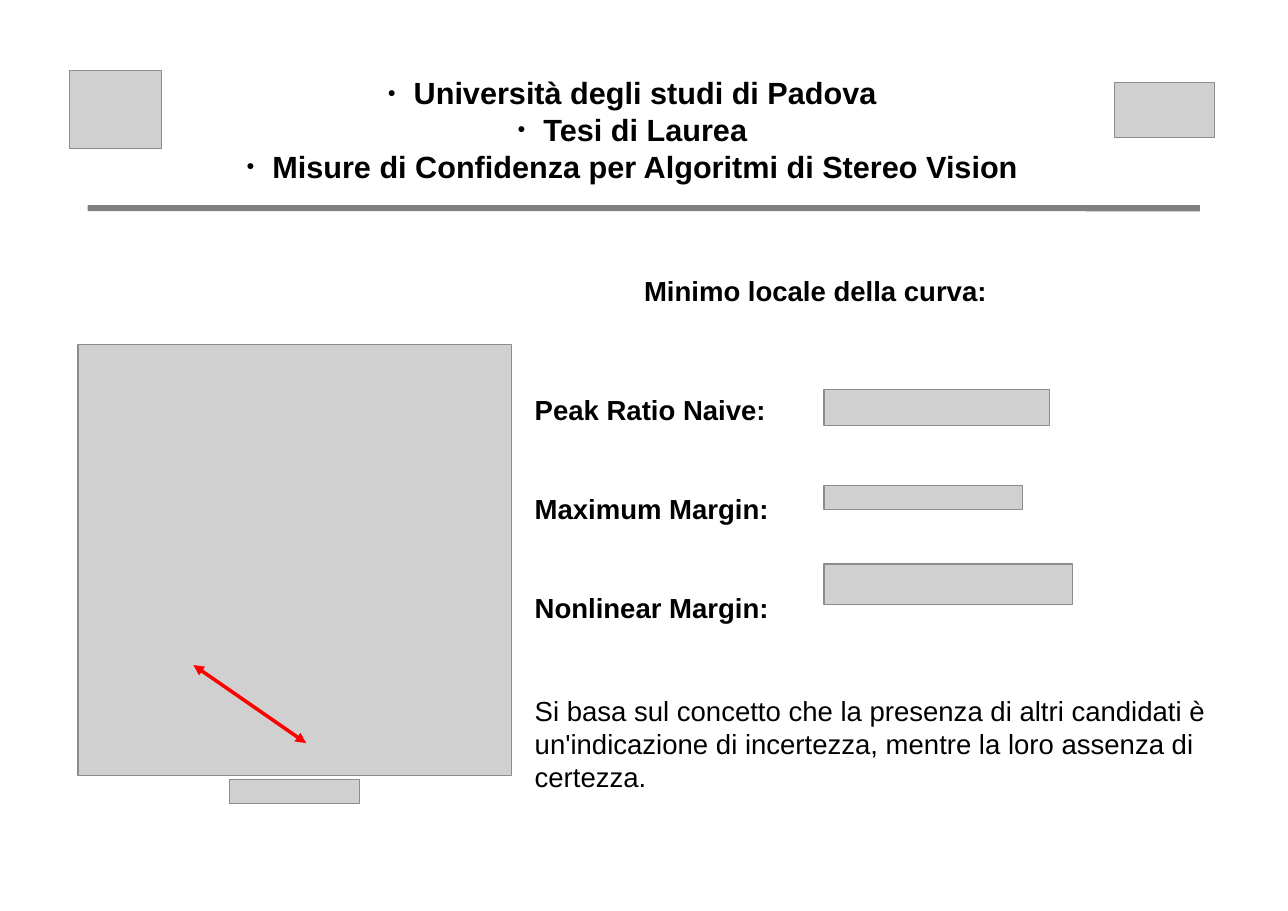
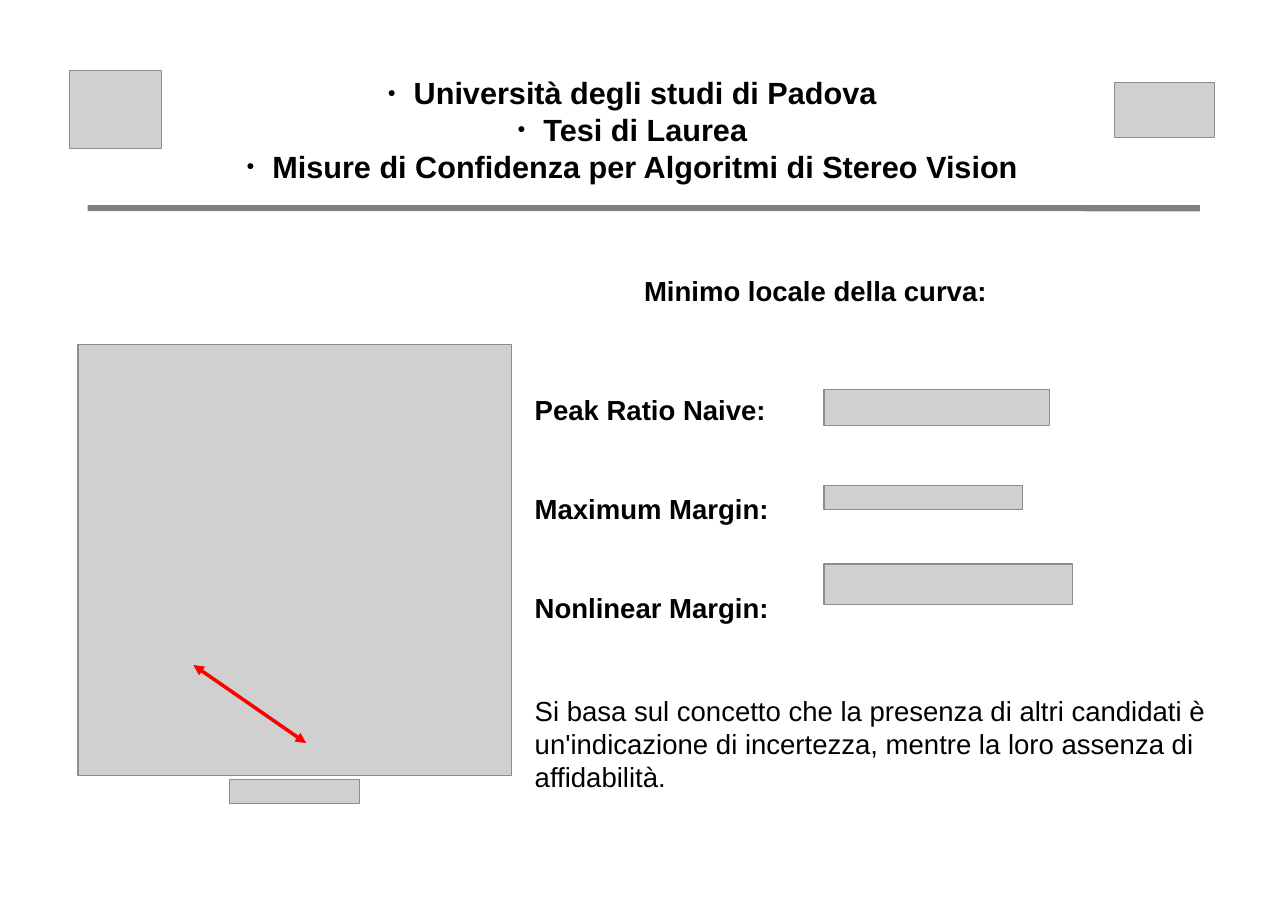
Before and after one commit to nicoladallago/Thesis, a slide deck: slide 8 of altro/presentazione.odp. Drawn at 1288x911 pixels with LibreOffice and Linux fonts; fonts in the diff are those of the drawing; grey boxes stand for pictures. Boxes give left, top, right and bottom in pixels: in the first picture for what was removed or moved away, otherwise in the second. Text is boxed around its words. In the diff, an @@ line names an element or a change of style, - is before the commit and + after.

```diff
--- a/altro/presentazione.odp
+++ b/altro/presentazione.odp
@@ text at bbox=[535, 700, 1204, 788]: text changed @@
-Si basa sul concetto che la presenza di altri candidati è un'indicazione di incertezza, mentre la loro assenza di certezza.
+Si basa sul concetto che la presenza di altri candidati è un'indicazione di incertezza, mentre la loro assenza di affidabilità.
```
Also in this commit, not shown: 5 other slides changed, 1 other file.
